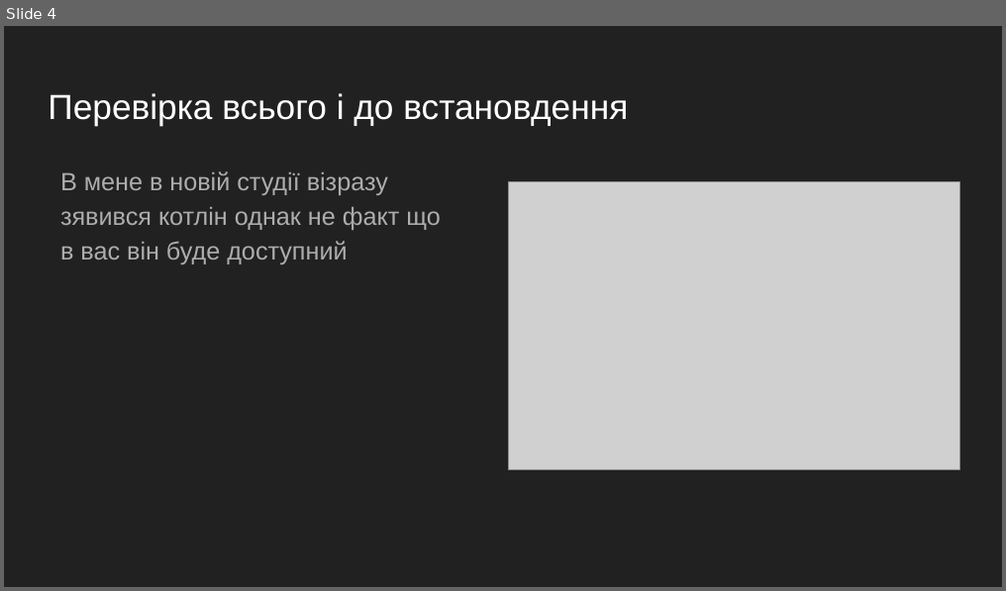
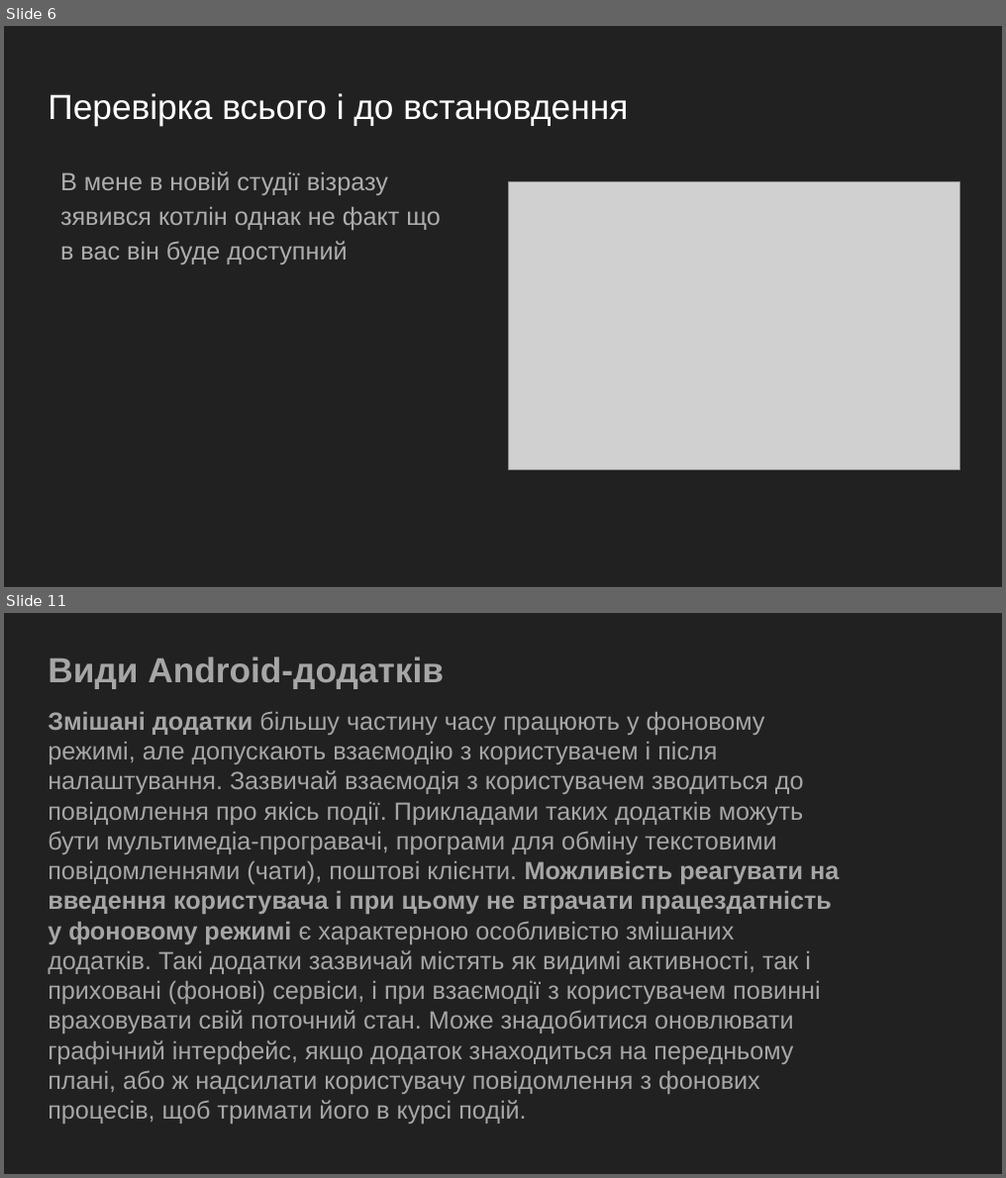
Before and after one commit to GeorgKantsedal/MMP-KKS-tasks, a slide deck: lectures materials/cross platform programming/3. Android studio setup.pptx. Shown one above the other, each under a label of ours: slide 4 before the commit, slides 6 and 11 after it; the slides between them are not shown. The pictures are 1006x591 and 1006x1178 pixels, drawn with LibreOffice and Linux fonts; fonts in the diff are those of the drawing; grey boxes stand for pictures. Boxes give left, top, right and bottom in pixels: in the first picture for what was removed or moved away, otherwise in the second. Text is boxed around its words. In the diff, an @@ line names an element or a change of style, - is before the commit and + after.

```diff
--- a/lectures materials/cross platform programming/3. Android studio setup.pptx
+++ b/lectures materials/cross platform programming/3. Android studio setup.pptx
@@ slide 11 added at box(4, 613, 1002, 1174), background #212121 @@
@@ title added at box(48, 657, 444, 689), 25.2 pt, text #A6A6A6, bold @@
+Види Android-додатків
@@ text added at box(48, 711, 839, 1124), 18 pt, text #A6A6A6 @@
+Змішані додатки більшу частину часу працюють у фоновому режимі, але допускають взаємодію з користувачем і після налаштування. Зазвичай взаємодія з користувачем зводиться до повідомлення про якісь події. Прикладами таких додатків можуть бути мультимедіа-програвачі, програми для обміну текстовими повідомленнями (чати), поштові клієнти. Можливість реагувати на введення користувача і при цьому не втрачати працездатність у фоновому режимі є характерною особливістю змішаних додатків. Такі додатки зазвичай містять як видимі активності, так і приховані (фонові) сервіси, і при взаємодії з користувачем повинні враховувати свій поточний стан. Може знадобитися оновлювати графічний інтерфейс, якщо додаток знаходиться на передньому плані, або ж надсилати користувачу повідомлення з фонових процесів, щоб тримати його в курсі подій.
@@ what was slide 4 is now slide 6 @@
```
Also in this commit, not shown: 16 other slides added, 2 slides removed.
